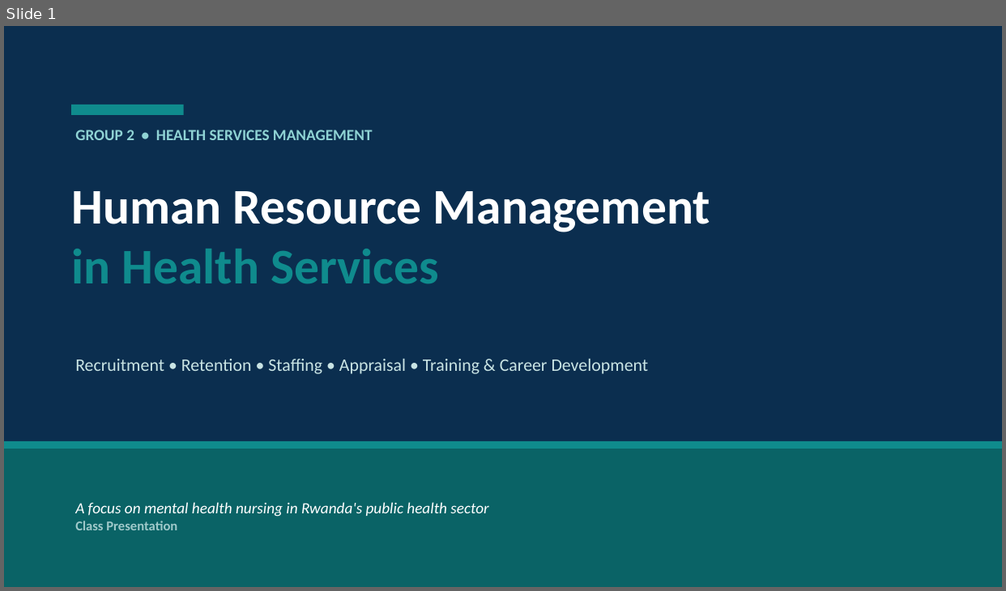
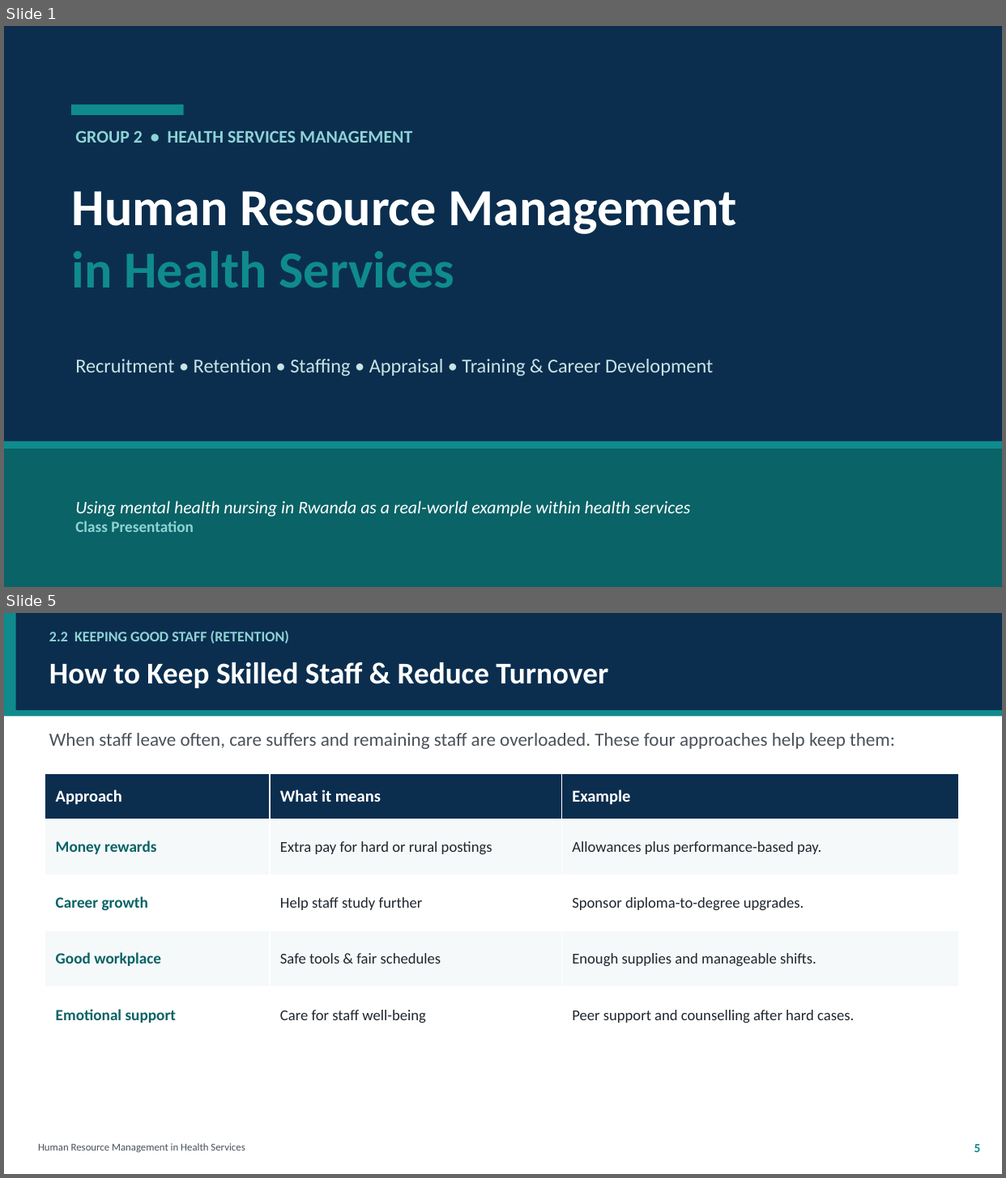
Before and after one commit to kwisanga-roger/mental-health-nurses-learning-helper, a slide deck: HRM_in_Health_Services_Group2.pptx. Shown one above the other, each under a label of ours: slide 1 before the commit, slides 1 and 5 after it; the slides between them are not shown. The pictures are 1006x591 and 1006x1178 pixels, drawn with LibreOffice and Linux fonts; fonts in the diff are those of the drawing. Boxes give left, top, right and bottom in pixels: in the first picture for what was removed or moved away, otherwise in the second. Text is boxed around its words. In the diff, an @@ line names an element or a change of style, - is before the commit and + after.

```diff
--- a/HRM_in_Health_Services_Group2.pptx
+++ b/HRM_in_Health_Services_Group2.pptx
@@ slide 5 added at <box>4,613,1002,1174</box>, background #FFFFFF @@
@@ rectangle added at <box>4,613,1002,710</box>, fill #0B2E4F @@
@@ rectangle added at <box>4,613,16,710</box>, fill #0F8B8D @@
@@ text added at <box>49,631,289,644</box>, 14 pt, text #8FD3D4, bold @@
+2.2 KEEPING GOOD STAFF (RETENTION)
@@ text added at <box>49,662,608,688</box>, 29 pt, text #FFFFFF, bold @@
+How to Keep Skilled Staff & Reduce Turnover
@@ rectangle added at <box>4,710,1002,717</box>, fill #0F8B8D @@
@@ text added at <box>49,733,895,749</box>, 18 pt, text #4A5159 @@
+When staff leave often, care suffers and remaining staff are overloaded. These four approaches help keep them:
@@ table added at <box>45,774,958,1043</box>, 5 rows, 3 columns @@
+Approach | What it means | Example
+Money rewards | Extra pay for hard or rural postings | Allowances plus performance-based pay.
+Career growth | Help staff study further | Sponsor diploma-to-degree upgrades.
+Good workplace | Safe tools & fair schedules | Enough supplies and manageable shifts.
+Emotional support | Care for staff well-being | Peer support and counselling after hard cases.
@@ text added at <box>38,1144,245,1152</box>, 10 pt, text #4A5159 @@
+Human Resource Management in Health Services
@@ text added at <box>974,1144,981,1152</box>, 12 pt, text #0F8B8D, bold @@
+5
@@ slide 1 changed as well @@
@@ text "GROUP 2 • HEALTH SERVICES ..." at <box>75,130,412,143</box>: size 15 to 17 pt @@
@@ text "Human Resource Management" at <box>72,191,737,288</box>: size 48 to 50 pt @@
@@ text "Recruitment • Retention • Staffing ..." at <box>75,359,713,376</box>: size 17 to 19 pt @@
@@ text at <box>75,501,690,517</box>: text changed; size 15 to 17 pt @@
-A focus on mental health nursing in Rwanda's public health sector
+Using mental health nursing in Rwanda as a real-world example within health services
@@ text at <box>75,521,194,532</box>: size 13 to 15 pt, text colour #9FC9CA to #8FD3D4 in "Class Presentation" @@
```
Also in this commit, not shown: 11 other slides changed, 2 other slides added, 3 slides removed.
